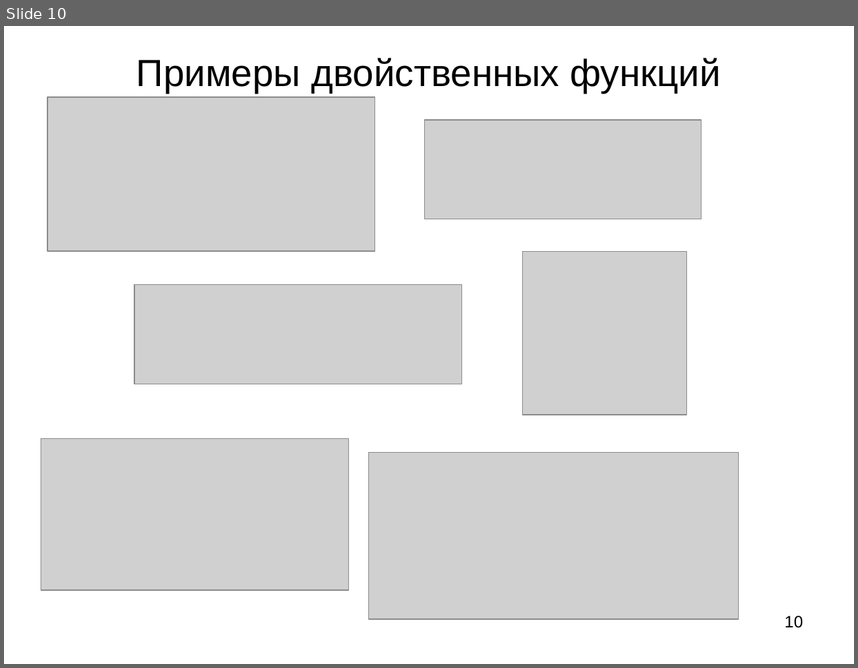
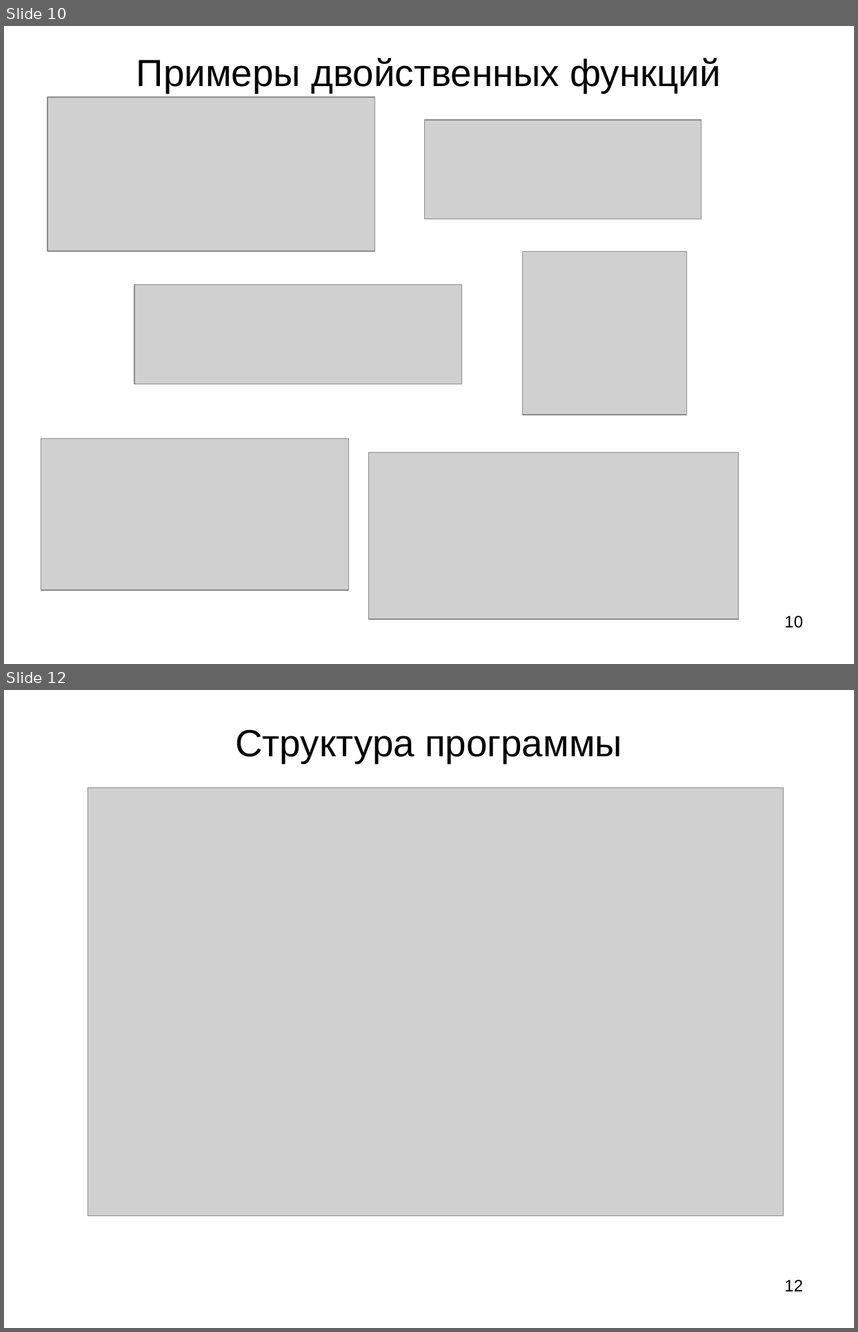
Before and after one commit to zingibertram/thesis-dissertation, a slide deck: Отчёт/Презентация.ppt. Shown one above the other, each under a label of ours: slide 10 before the commit, slides 10 and 12 after it; the slides between them are not shown. The pictures are 858x668 and 858x1332 pixels, drawn with LibreOffice and Linux fonts; fonts in the diff are those of the drawing; grey boxes stand for pictures. Boxes give left, top, right and bottom in pixels: in the first picture for what was removed or moved away, otherwise in the second. Text is boxed around its words. In the diff, an @@ line names an element or a change of style, - is before the commit and + after.

```diff
--- a/Отчёт/Презентация.ppt
+++ b/Отчёт/Презентация.ppt
@@ slide 12 added at <box>4,690,854,1328</box>, background #FFFFFF @@
@@ title added at <box>235,729,622,763</box>, 32 pt, text #000000 @@
+Структура программы
@@ picture added at <box>87,788,783,1215</box> @@
@@ page number added at <box>784,1279,803,1291</box>, 14 pt, text #000000 @@
+12
```
Also in this commit, not shown: 5 slides changed, 1 slide removed, 14 other files.
